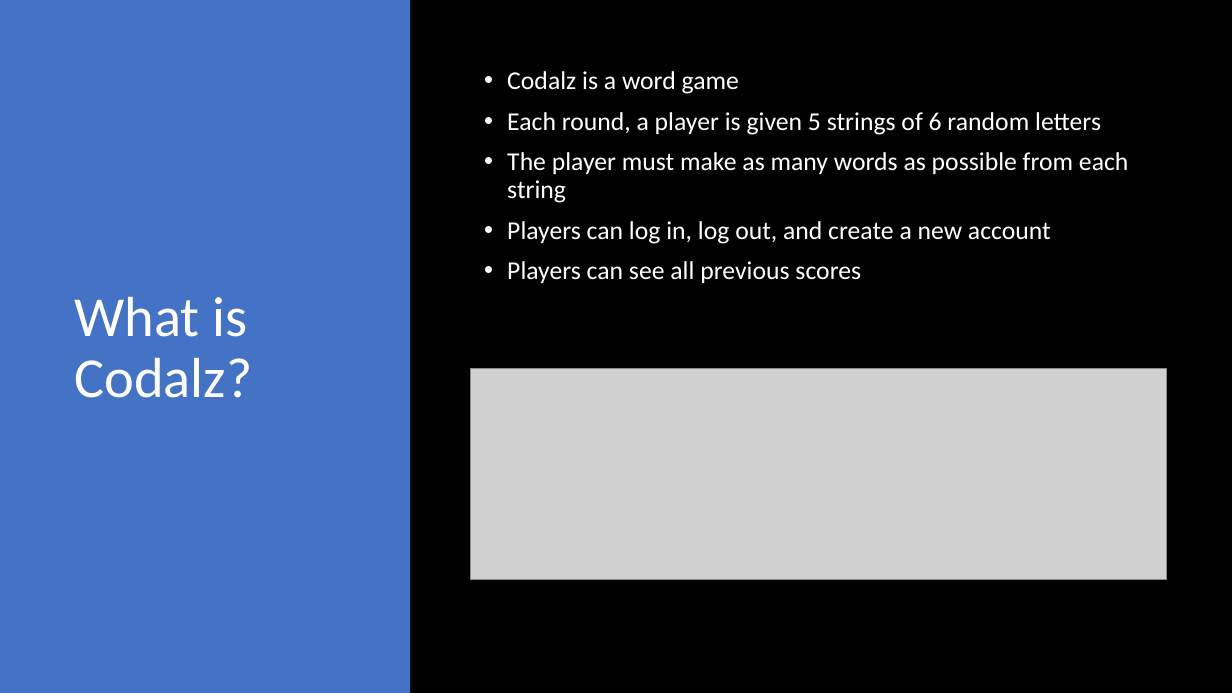
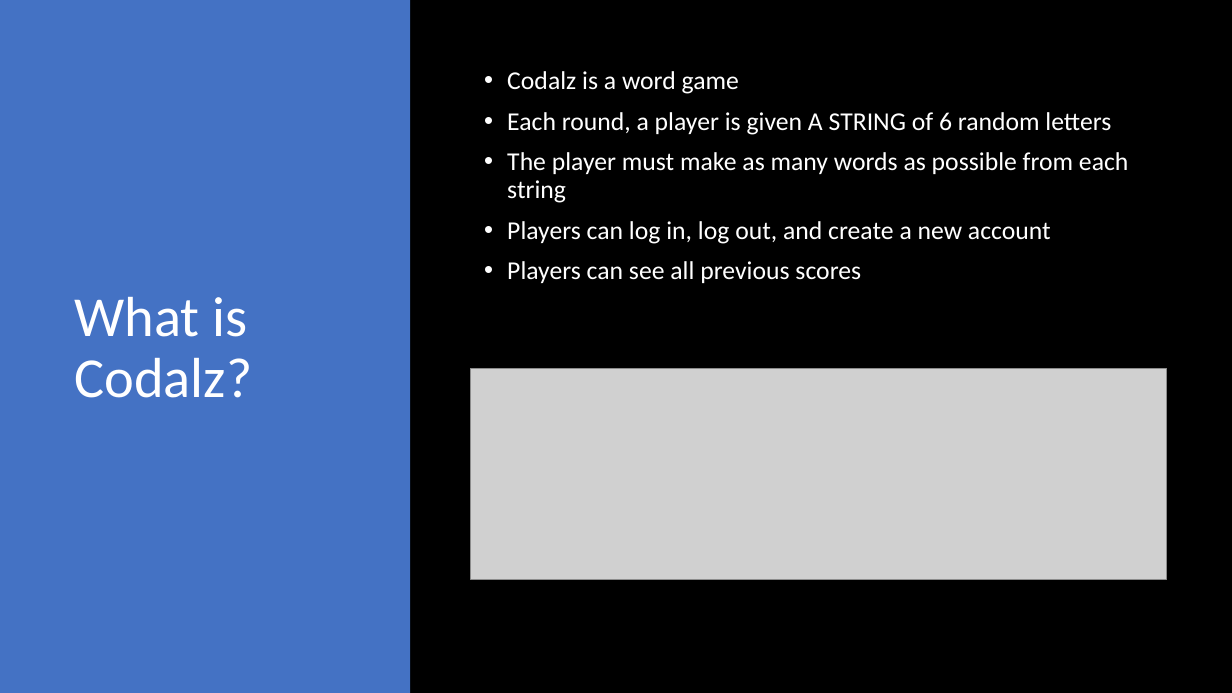
Before and after one commit to josh-mcdaniel/p2-group-4, a slide deck: slide 2 of P2 PowerPoint.pptx. Drawn at 1232x693 pixels with LibreOffice and Linux fonts; fonts in the diff are those of the drawing; grey boxes stand for pictures. Boxes give left, top, right and bottom in pixels: in the first picture for what was removed or moved away, otherwise in the second. Text is boxed around its words. In the diff, an @@ line names an element or a change of style, - is before the commit and + after.

Commit message:
final updated powerpoint

```diff
--- a/P2 PowerPoint.pptx
+++ b/P2 PowerPoint.pptx
@@ text at (x1=507, y1=112, x2=1111, y2=135): text changed @@
-• Each round, a player is given 5 strings of 6 random letters
+• Each round, a player is given A STRING of 6 random letters
```
